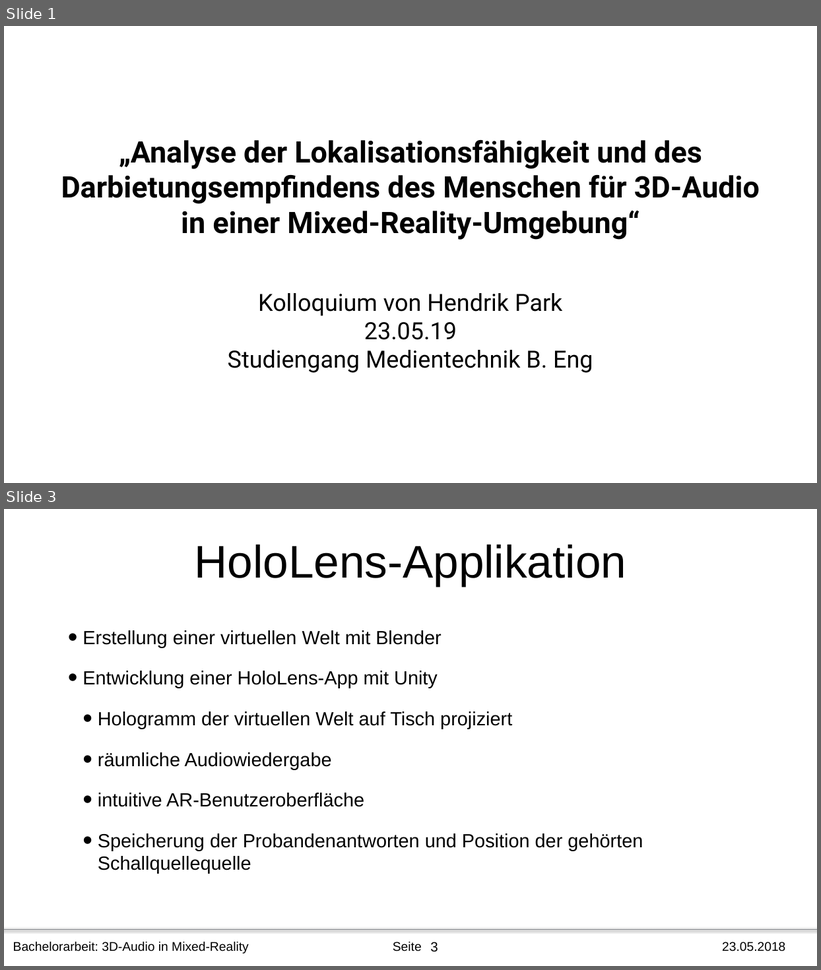
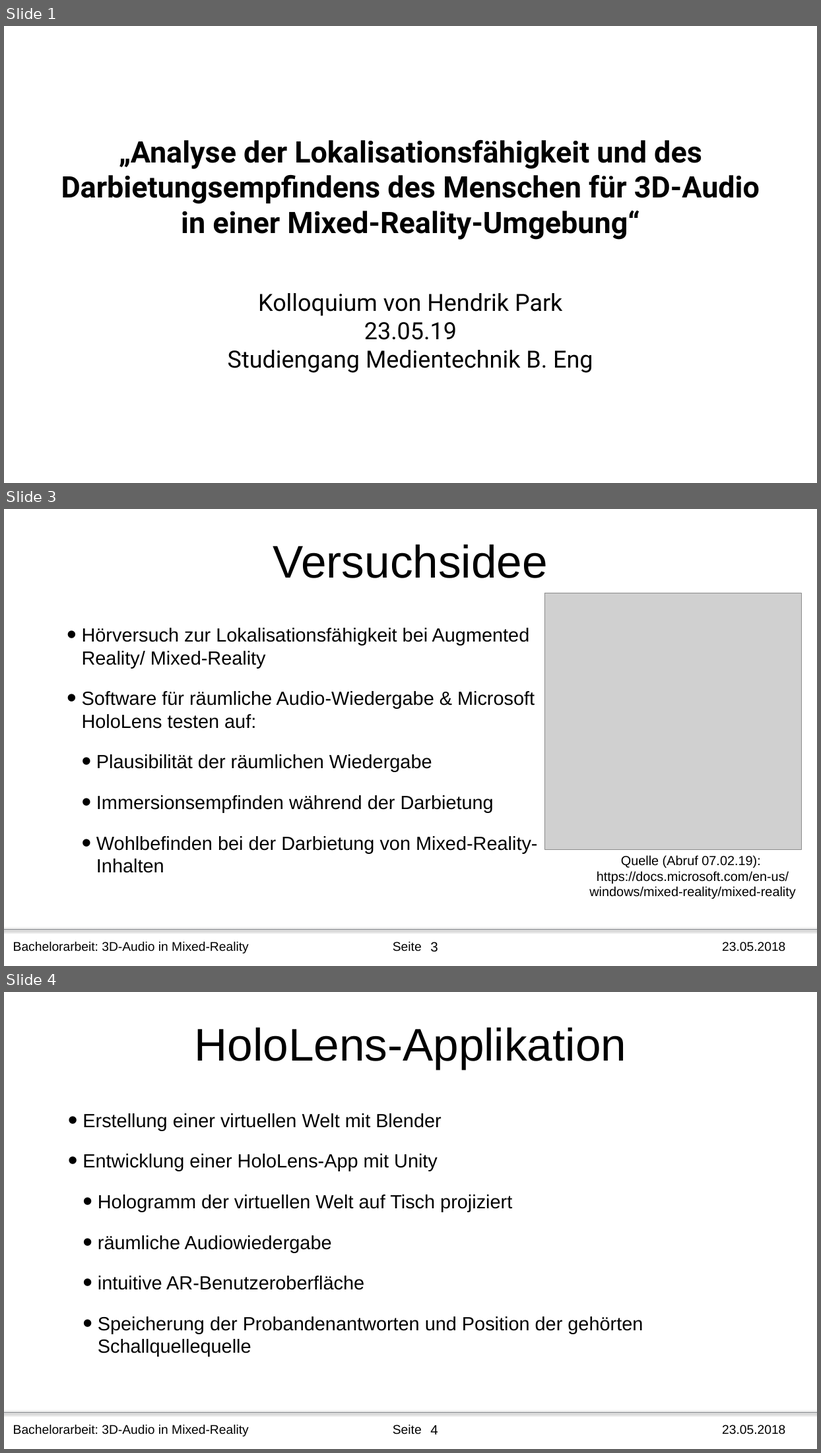
Before and after one commit to HendrikP96/Bachelorarbeit-Hendrik-Park-Hoerversuch-fuer-3D-Audio-in-AR, a slide deck: Kolloquium Hendrik Park .pptx. Shown one above the other, each under a label of ours: slides 1 and 3 before the commit, slides 1, 3 and 4 after it; the slides between them are not shown. The pictures are 821x970 and 821x1453 pixels, drawn with LibreOffice and Linux fonts; fonts in the diff are those of the drawing; grey boxes stand for pictures; background and template pictures are left out. Boxes give left, top, right and bottom in pixels: in the first picture for what was removed or moved away, otherwise in the second. Text is boxed around its words. In the diff, an @@ line names an element or a change of style, - is before the commit and + after.

```diff
--- a/Kolloquium Hendrik Park .pptx
+++ b/Kolloquium Hendrik Park .pptx
@@ slide 3 added at box(4, 509, 817, 966), background #FFFFFF; not listed: 4 template elements that a slide beside it also shows @@
@@ title added at box(273, 544, 548, 578), 108 pt, text #000000 @@
+Versuchsidee
@@ picture added at box(545, 593, 801, 850) @@
@@ text added at box(82, 628, 538, 873), 45 pt, text #000000 @@
+• Hörversuch zur Lokalisationsfähigkeit bei Augmented Reality/ Mixed-Reality
+• Software für räumliche Audio-Wiedergabe & Microsoft HoloLens testen auf:
+  • Plausibilität der räumlichen Wiedergabe
+  • Immersionsempfinden während der Darbietung
+  • Wohlbefinden bei der Darbietung von Mixed-Reality-Inhalten
@@ text added at box(589, 855, 795, 899), 31 pt, text #000000 @@
+Quelle (Abruf 07.02.19):
+https://docs.microsoft.com/en-us/windows/mixed-reality/mixed-reality
@@ page number added at box(430, 942, 438, 953), 32 pt, text #000000 @@
+3
@@ what was slide 3 is now slide 4 @@
@@ page number at box(430, 1426, 438, 1435): text changed @@
-3
+4
```
Also in this commit, not shown: 3 slides changed, 1 other slide added, 2 other files.
